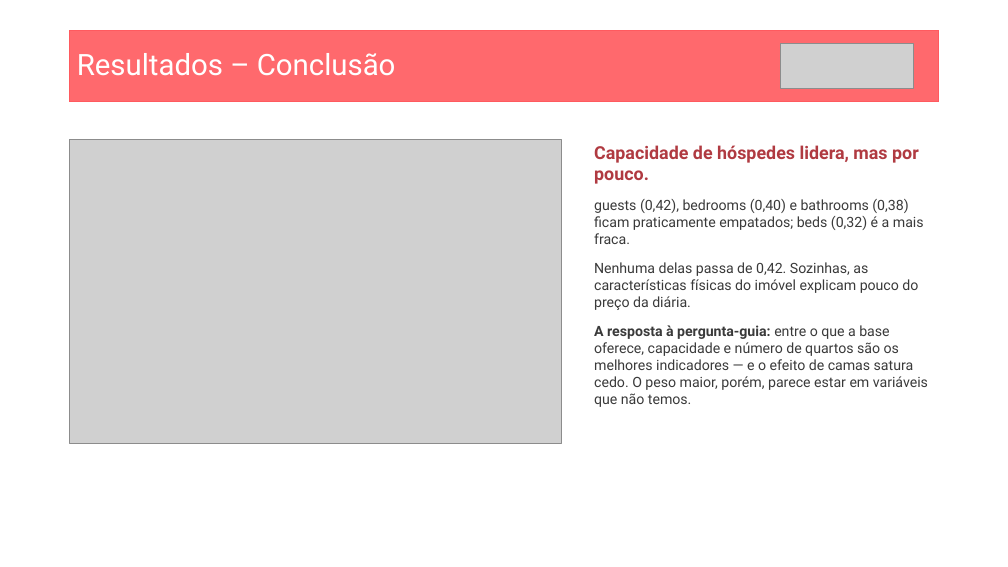
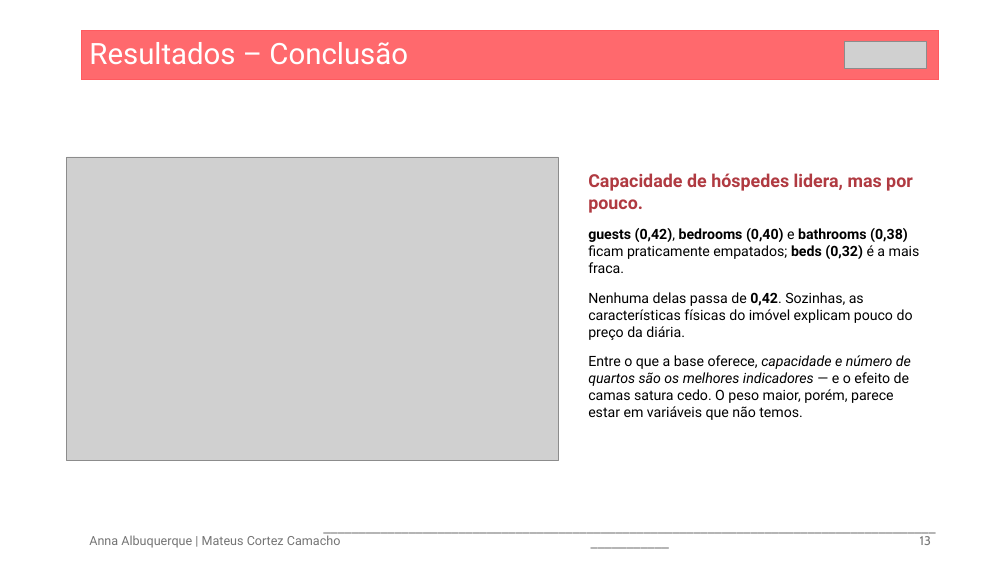
Before and after one commit to Matex0406/Projeto_1_CB, a slide deck: slide 13 of Seminario 1 - Insper Data - Analise AirBnb - Versão 2.pptx (slide 14 before the commit). Drawn at 1008x567 pixels with LibreOffice and Linux fonts; fonts in the diff are those of the drawing; grey boxes stand for pictures. Boxes give left, top, right and bottom in pixels: in the first picture for what was removed or moved away, otherwise in the second. Text is boxed around its words. In the diff, an @@ line names an element or a change of style, - is before the commit and + after.

```diff
--- a/Seminario 1 - Insper Data - Analise AirBnb - Versão 2.pptx
+++ b/Seminario 1 - Insper Data - Analise AirBnb - Versão 2.pptx
@@ rectangle "Resultados – Conclusão" resized from (x1=70, y1=30, x2=939, y2=101) to (x1=82, y1=30, x2=938, y2=80) @@
@@ rectangle "Resultados – Conclusão" at (x1=82, y1=30, x2=938, y2=80): title to rectangle @@
@@ picture resized from (x1=780, y1=44, x2=913, y2=88) to (x1=845, y1=42, x2=926, y2=69) @@
@@ picture moved from (x1=70, y1=140, x2=561, y2=443) to (x1=67, y1=157, x2=558, y2=461) @@
@@ text "Capacidade de hóspedes lidera, mas ..." moved from (x1=594, y1=145, x2=928, y2=407) to (x1=588, y1=173, x2=920, y2=420) @@
@@ text at (x1=588, y1=228, x2=920, y2=340): text colour #3A3A3A to #000000 in "guests (0,42), bedrooms (0,40) e bathrooms (0,38) ...", "Nenhuma delas passa de 0,42. Sozinhas, as ..."; bold on in "guests (0,42), bedrooms (0,40) bathrooms (0,38) beds ...", "0,42."; more space between paragraphs @@
@@ text at (x1=588, y1=355, x2=911, y2=420): text changed; text colour #3A3A3A to #000000 @@
-A resposta à pergunta-guia: entre o que a base oferece, capacidade e número de quartos são os melhores indicadores — e o efeito de camas satura cedo. O peso maior, porém, parece estar em variáveis que não temos.
+Entre o que a base oferece, capacidade e número de quartos são os melhores indicadores — e o efeito de camas satura cedo. O peso maior, porém, parece estar em variáveis que não temos.
@@ text added at (x1=89, y1=533, x2=341, y2=548), 12 pt, text #747474 @@
+Anna Albuquerque | Mateus Cortez Camacho
@@ text added at (x1=312, y1=516, x2=948, y2=554), 12 pt, text #797979 @@
+_________________________________________________________________________________________________
@@ page number added at (x1=920, y1=536, x2=931, y2=545), 12 pt, text #797979 @@
+13
```
Also in this commit, not shown: 10 other slides changed, 2 slides added, 4 slides removed, 2 other files.
